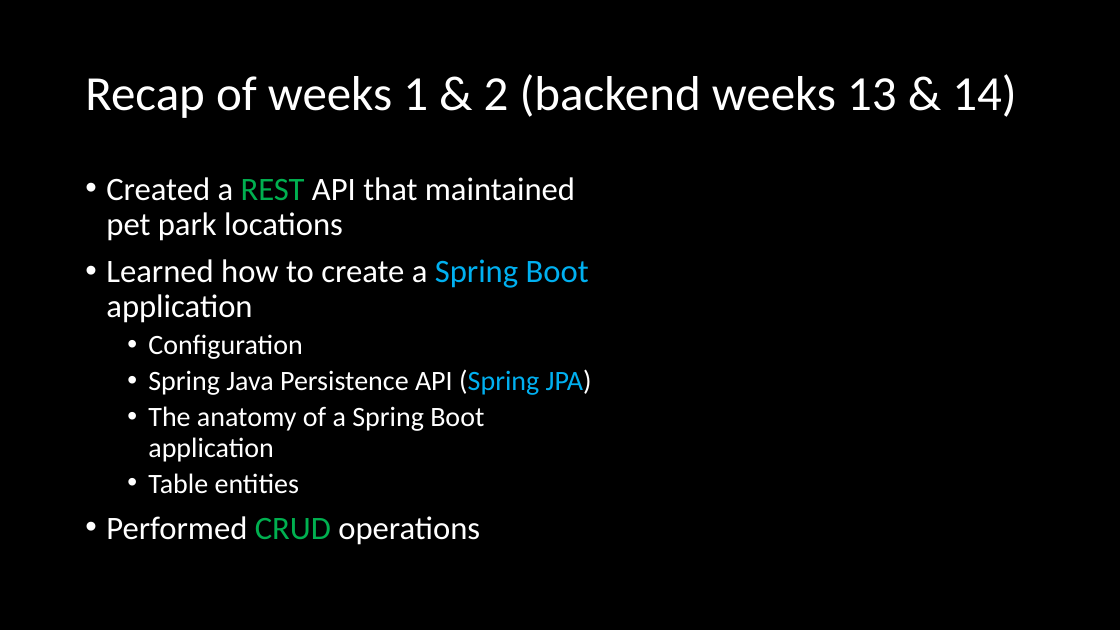
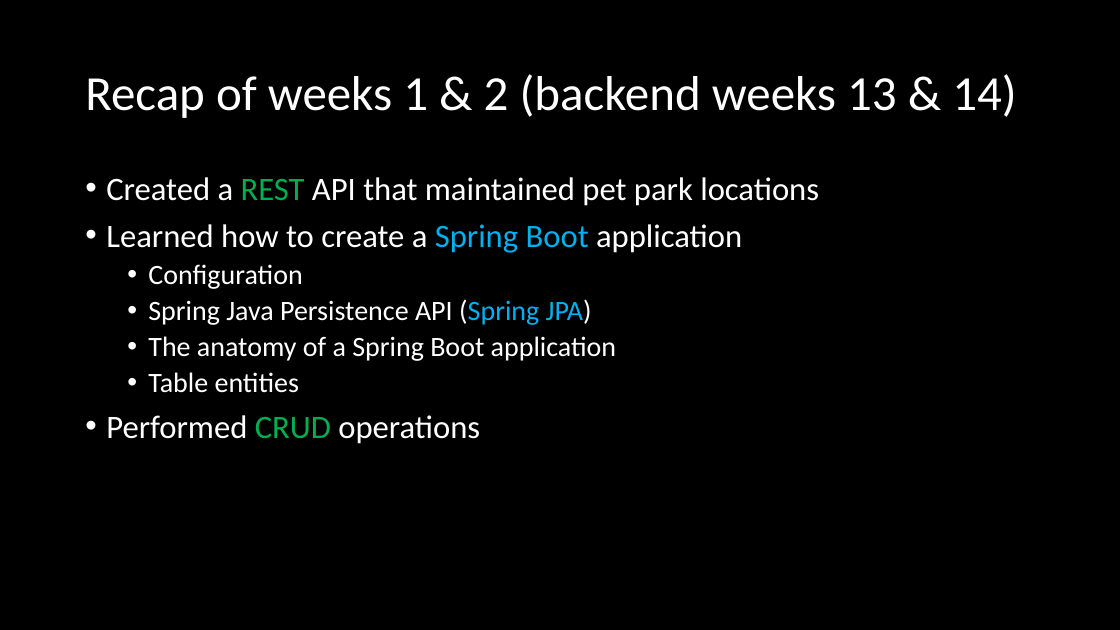
Before and after one commit to ckiefriter1/PT-BESD, a slide deck: slide 2 of Week15/01 Introduction to Week 15.pptx. Drawn at 1120x630 pixels with LibreOffice and Linux fonts; fonts in the diff are those of the drawing. Boxes give left, top, right and bottom in pixels: in the first picture for what was removed or moved away, otherwise in the second. Text is boxed around its words. In the diff, an @@ line names an element or a change of style, - is before the commit and + after.

```diff
--- a/Week15/01 Introduction to Week 15.pptx
+++ b/Week15/01 Introduction to Week 15.pptx
@@ text "Created a REST API that ..." rewrapped from bbox=[106, 177, 592, 545] to bbox=[106, 177, 819, 444] @@
```
Also in this commit, not shown: 2 other slides changed, 10 other files.
